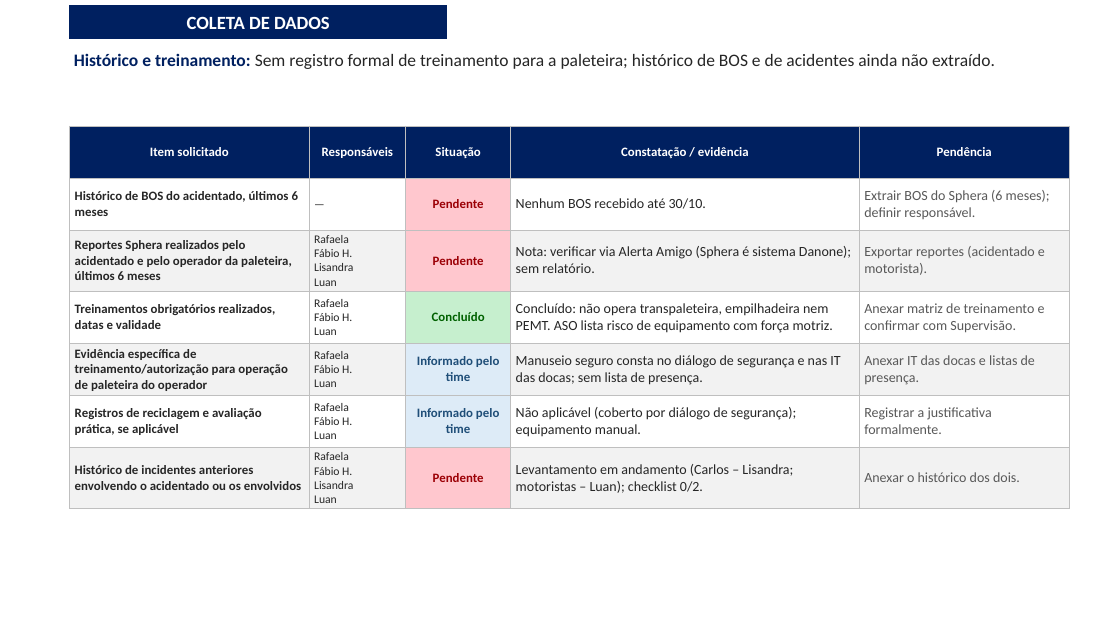
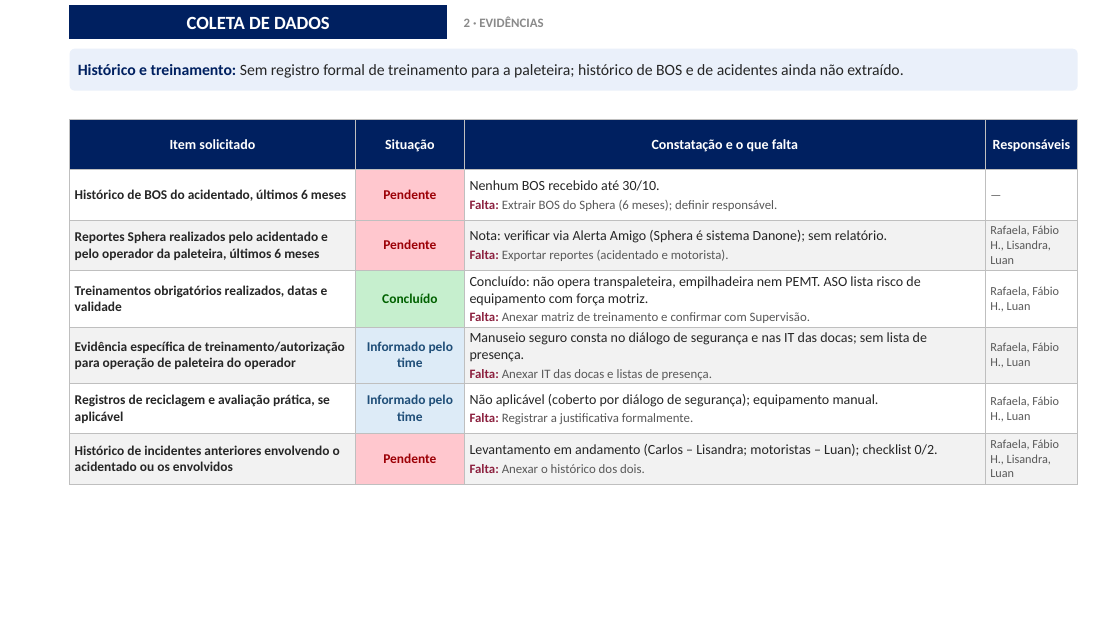
Before and after one commit to luantavarez9/hospital-seguro, a slide deck: slide 9 of entrega_acidente_GRU1/Apresentacao_Ocorrencia_Acidente_GRU_I.pptx (slide 8 before the commit). Drawn at 1120x630 pixels with LibreOffice and Linux fonts; fonts in the diff are those of the drawing; background and template pictures are left out. Boxes give left, top, right and bottom in pixels: in the first picture for what was removed or moved away, otherwise in the second. Text is boxed around its words. In the diff, an @@ line names an element or a change of style, - is before the commit and + after.

```diff
--- a/entrega_acidente_GRU1/Apresentacao_Ocorrencia_Acidente_GRU_I.pptx
+++ b/entrega_acidente_GRU1/Apresentacao_Ocorrencia_Acidente_GRU_I.pptx
@@ text added at [464, 16, 543, 27], 11 pt, text #8A8A8A, bold @@
+2 · EVIDÊNCIAS
@@ rounded rectangle "Histórico e treinamento: Sem registro ...": place and size @@
-rounded rectangle "Histórico e treinamento: Sem registro ..." at [74, 53, 995, 69]
+rounded rectangle "Histórico e treinamento: Sem registro ..." at [70, 49, 1078, 91]
@@ rounded rectangle "Histórico e treinamento: Sem registro ..." at [70, 49, 1078, 91]: size 15 to 13.5 pt; less space between paragraphs; vertical alignment top to middle; fill none to #EAF0FA @@
@@ table at [70, 119, 1078, 481] @@
-column 2: Responsáveis | — | Rafaela / Fábio H. / Lisandra / Luan | Rafaela / Fábio H. / Luan | Rafaela / Fábio H. / Luan | Rafaela / Fábio H. / Luan | Rafaela / Fábio H. / Lisandra / Luan
-column 4: Constatação / evidência | Nenhum BOS recebido até 30/10. | Nota: verificar via Alerta Amigo (Sphera é sistema Danone); sem relatório. | Concluído: não opera transpaleteira, empilhadeira nem PEMT. ASO lista risco de equipamento com força motriz. | Manuseio seguro consta no diálogo de segurança e nas IT das docas; sem lista de presença. | Não aplicável (coberto por diálogo de segurança); equipamento manual. | Levantamento em andamento (Carlos – Lisandra; motoristas – Luan); checklist 0/2.
+column 3: Constatação e o que falta | Nenhum BOS recebido até 30/10. / Falta: Extrair BOS do Sphera (6 meses); definir responsável. | Nota: verificar via Alerta Amigo (Sphera é sistema Danone); sem relatório. / Falta: Exportar reportes (acidentado e motorista). | Concluído: não opera transpaleteira, empilhadeira nem PEMT. ASO lista risco de equipamento com força motriz. / Falta: Anexar matriz de treinamento e confirmar com Supervisão. | Manuseio seguro consta no diálogo de segurança e nas IT das docas; sem lista de presença. / Falta: Anexar IT das docas e listas de presença. | Não aplicável (coberto por diálogo de segurança); equipamento manual. / Falta: Registrar a justificativa formalmente. | Levantamento em andamento (Carlos – Lisandra; motoristas – Luan); checklist 0/2. / Falta: Anexar o histórico dos dois.
-column 5: Pendência | Extrair BOS do Sphera (6 meses); definir responsável. | Exportar reportes (acidentado e motorista). | Anexar matriz de treinamento e confirmar com Supervisão. | Anexar IT das docas e listas de presença. | Registrar a justificativa formalmente. | Anexar o histórico dos dois.
+column 4: Responsáveis | — | Rafaela, Fábio H., Lisandra, Luan | Rafaela, Fábio H., Luan | Rafaela, Fábio H., Luan | Rafaela, Fábio H., Luan | Rafaela, Fábio H., Lisandra, Luan
@@ table: place and size @@
-table at [70, 126, 1070, 507]
+table at [70, 119, 1078, 481]
```
Also in this commit, not shown: 19 other slides changed, 2 slides added, 1 slide removed, 33 other files.
